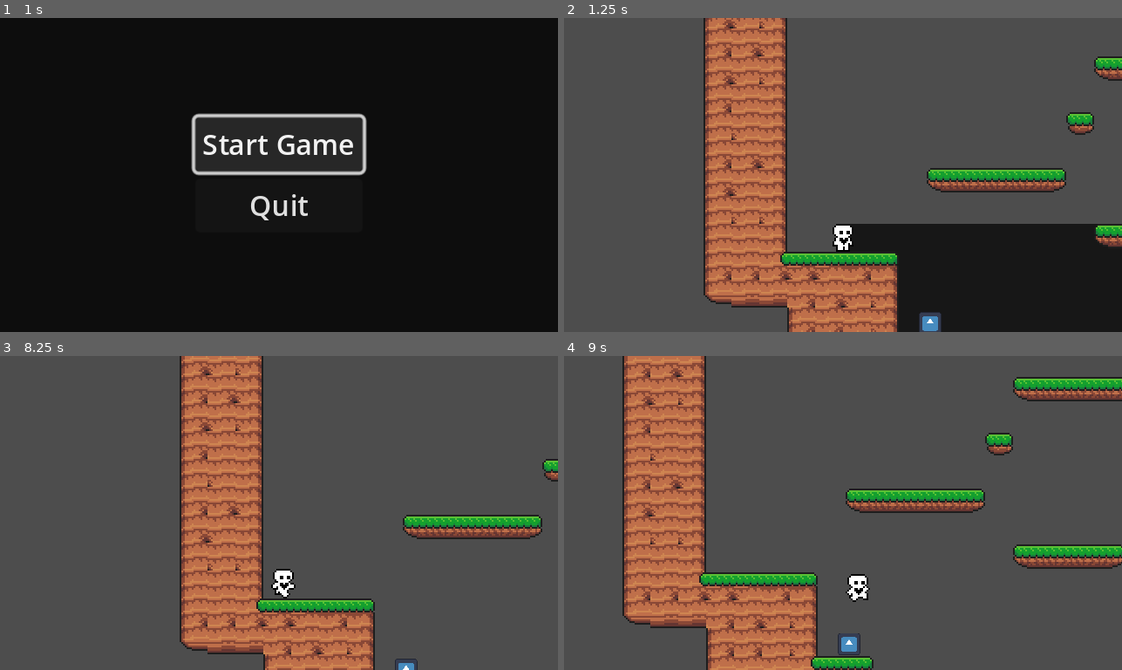
Above: before the commit, frames 1-4 (two rows, left to right).
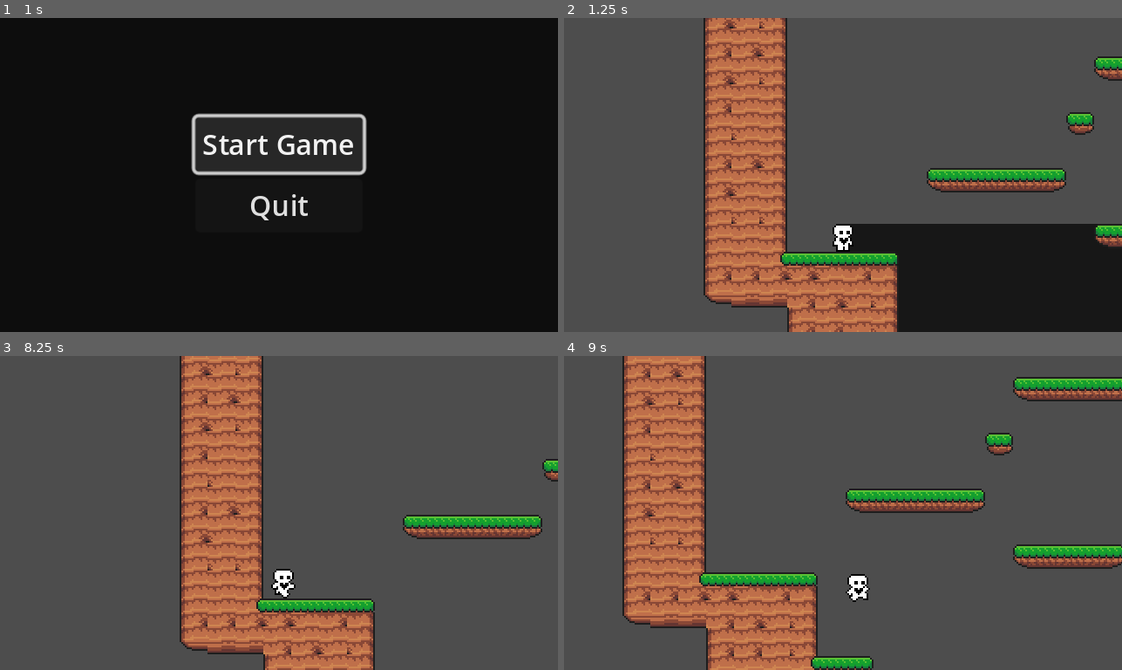
Above: after the commit, the same moments.

Repository: alwong18/AnimalExplorer
Game: Godot game, scene res://Scenes/start_menu.tscn
Same seed, same stepped clock (60 frames per second), same inputs: the game is played once before the commit and once after it. The engine's default icon, where the game draws it, is replaced by a stand-in: a white triangle on a blue panel in a dark square.
Inputs:
- Up to frame 1 (1 s): click "Start Game" at 0.5 s
- Up to frame 2 (1.25 s): no input
- Up to frame 3 (8.25 s): hold Right (move_right) 1.28-2.78 s; tap Up (move_up) at 1.52, 2.27, 3.77, 4.52, 5.27, 6.77, 7.52 s; hold Left (move_left) 2.78-3.53 s; hold Right (move_right) 3.53-5.03 s; hold Left (move_left) 5.03-5.78 s; hold Right (move_right) 5.78-6.53 s; hold Left (move_left) 6.53-8.03 s; hold Right (move_right) from 8.03 s (still down)
- Up to frame 4 (9 s): keep holding Right (move_right); tap Up (move_up) at 8.27 s

Frame 1 is identical in both runs. In frame 2, 0.3% of the frame differs, in the area x 63-68%, y 93-100%; in frame 3, less than 0.1%; in frame 4, 0.2%.

Commit message:
change collision

Diff:
--- a/Scenes/World.tscn
+++ b/Scenes/World.tscn
@@ -1,12 +1,7 @@
-[gd_scene load_steps=3 format=3 uid="uid://k5rl6ostil4q"]
+[gd_scene load_steps=2 format=3 uid="uid://k5rl6ostil4q"]
 
 [ext_resource type="PackedScene" uid="uid://b5doxaq34uvii" path="res://Scenes/player.tscn" id="1_e5v70"]
-[ext_resource type="PackedScene" uid="uid://lcq5ylcf8lp5" path="res://Scenes/walking_enemy.tscn" id="2_excf4"]
 
 [node name="World" type="Node"]
 
 [node name="Player" parent="." instance=ExtResource("1_e5v70")]
-
-[node name="WalkingEnemy" parent="." instance=ExtResource("2_excf4")]
-position = Vector2(141, 169)
-scale = Vector2(0.2, 0.2)
--- a/Scenes/level_one.tscn
+++ b/Scenes/level_one.tscn
@@ -1,29 +1,14 @@
-[gd_scene load_steps=7 format=3 uid="uid://d6u4p8bf0vfe"]
+[gd_scene load_steps=4 format=3 uid="uid://d6u4p8bf0vfe"]
 
 [ext_resource type="PackedScene" uid="uid://k5rl6ostil4q" path="res://Scenes/World.tscn" id="1_7hj86"]
 [ext_resource type="PackedScene" uid="uid://8oocy0wrsac1" path="res://Scenes/level_1_tile_map.tscn" id="2_x3bm2"]
-[ext_resource type="PackedScene" uid="uid://sxvpbxfepvh5" path="res://berries.tscn" id="3_pbbn2"]
-[ext_resource type="PackedScene" uid="uid://ih5icn2d6tff" path="res://key_1.tscn" id="4_sfn3w"]
-[ext_resource type="PackedScene" uid="uid://cgtfxljvg2lt5" path="res://apple.tscn" id="5_jg8ru"]
-[ext_resource type="PackedScene" uid="uid://b5adjukue6psi" path="res://grape.tscn" id="6_vc1c2"]
+[ext_resource type="PackedScene" uid="uid://lcq5ylcf8lp5" path="res://Scenes/walking_enemy.tscn" id="3_sqda2"]
 
 [node name="LevelOne" instance=ExtResource("1_7hj86")]
 
 [node name="Level1TileMap" parent="." index="1" instance=ExtResource("2_x3bm2")]
 layer_0/tile_data = PackedInt32Array(131070, 524289, 0, 131071, 393217, 0, 65536, 327681, 0, 65537, 131073, 0, 196606,  …(46537 unchanged characters)…
 
-[node name="WalkingEnemy" parent="." index="2"]
-position = Vector2(126, 100)
-
-[node name="Berries" parent="." index="3" instance=ExtResource("3_pbbn2")]
-position = Vector2(78, 92)
-
-[node name="Key1" parent="." index="4" instance=ExtResource("4_sfn3w")]
-position = Vector2(50, 57)
-
-[node name="Apple" parent="." index="5" instance=ExtResource("5_jg8ru")]
-position = Vector2(102, 91)
-
-[node name="Grape" parent="." index="6" instance=ExtResource("6_vc1c2")]
-position = Vector2(230, 124)
-scale = Vector2(0.5, 0.5)
+[node name="WalkingEnemy" parent="." index="2" instance=ExtResource("3_sqda2")]
+position = Vector2(116, 101)
+scale = Vector2(0.25, 0.249)
--- a/Scenes/walking_enemy.tscn
+++ b/Scenes/walking_enemy.tscn
@@ -15,8 +15,8 @@
 "speed": 5.0
 }]
 
-[sub_resource type="RectangleShape2D" id="RectangleShape2D_514xm"]
-size = Vector2(72, 60)
+[sub_resource type="CircleShape2D" id="CircleShape2D_hpl36"]
+radius = 36.0
 
 [node name="WalkingEnemy" type="CharacterBody2D"]
 light_mask = 2
@@ -31,8 +31,8 @@
 speed_scale = 3.0
 
 [node name="CollisionShape2D" type="CollisionShape2D" parent="."]
-position = Vector2(-11, -49)
-shape = SubResource("RectangleShape2D_514xm")
+position = Vector2(-10, -53)
+shape = SubResource("CircleShape2D_hpl36")
 
 [node name="LedgeCheckR" type="RayCast2D" parent="."]
 position = Vector2(8, -31)
